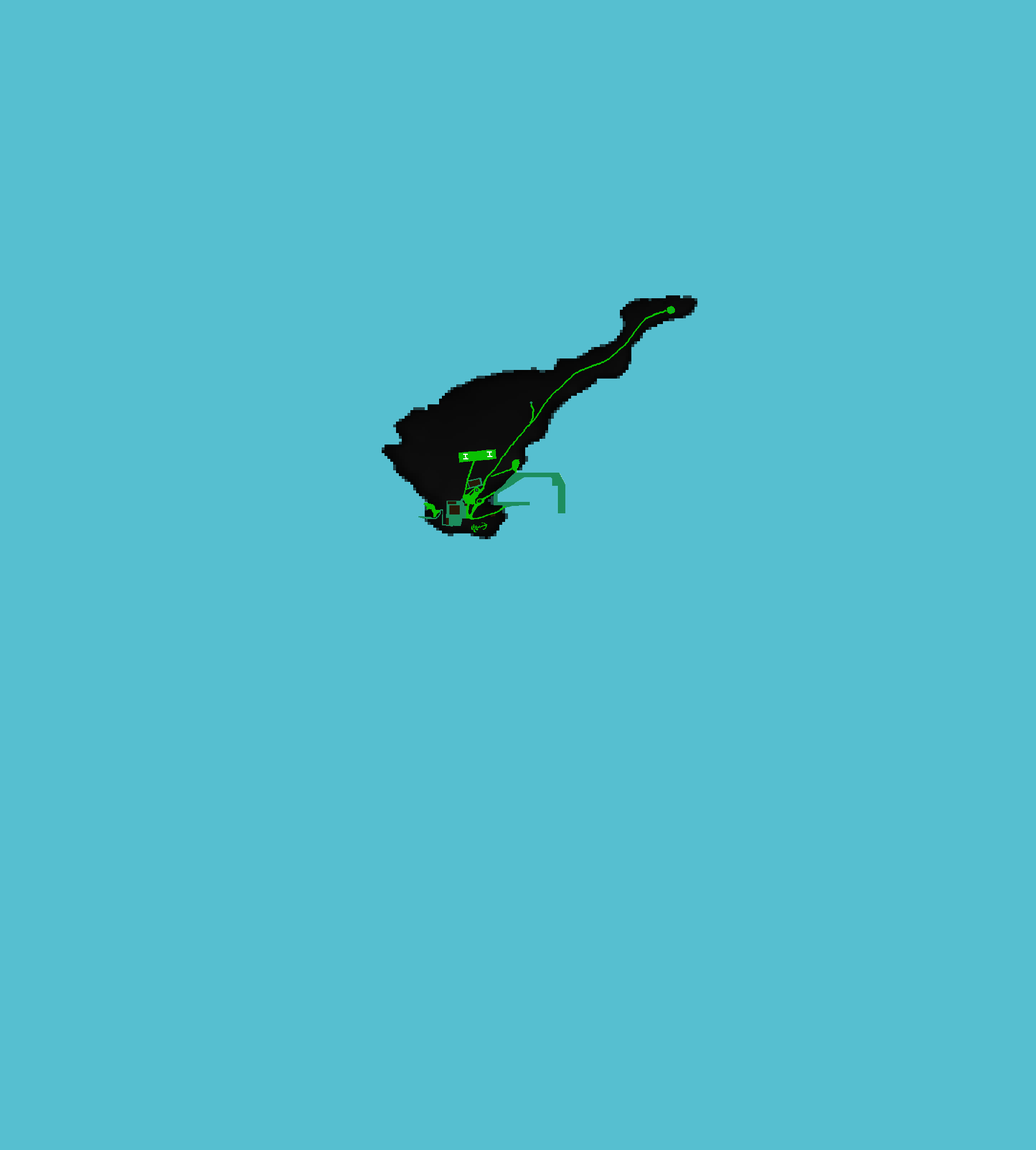
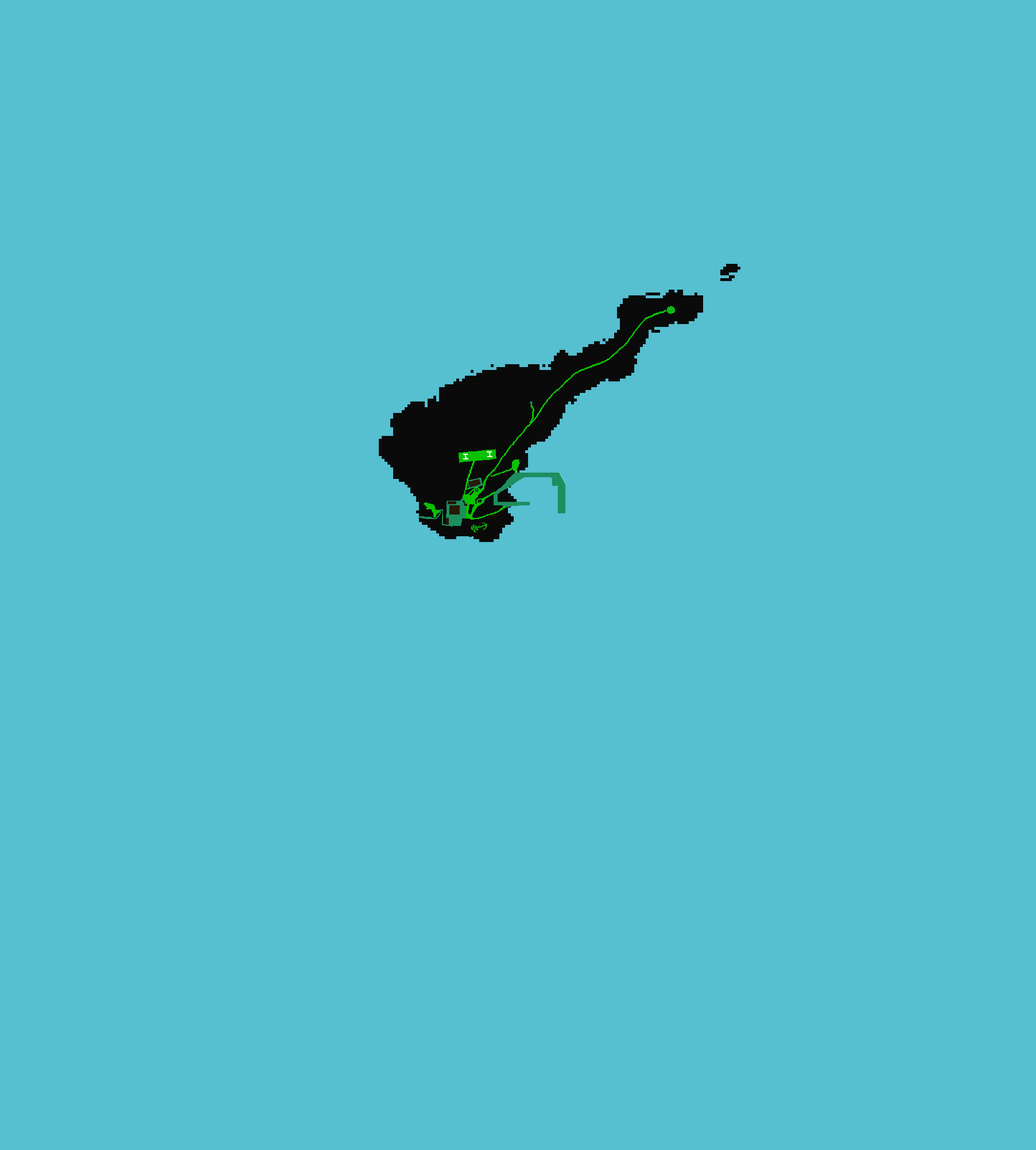
Layered file, before and after one edit (1036×1150). Changes by layer:
painted on "Fondo" over <box>378,263,741,543</box>
